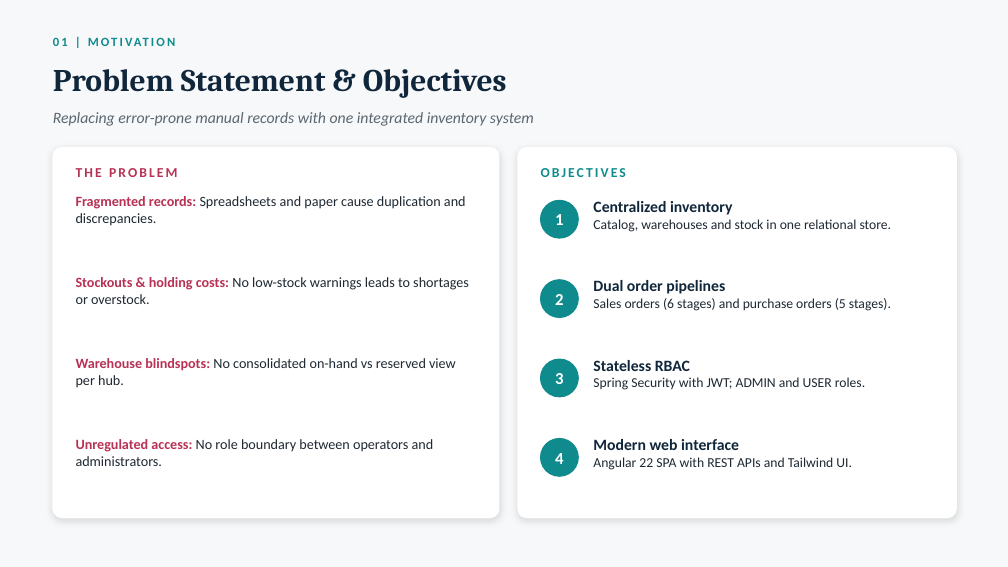
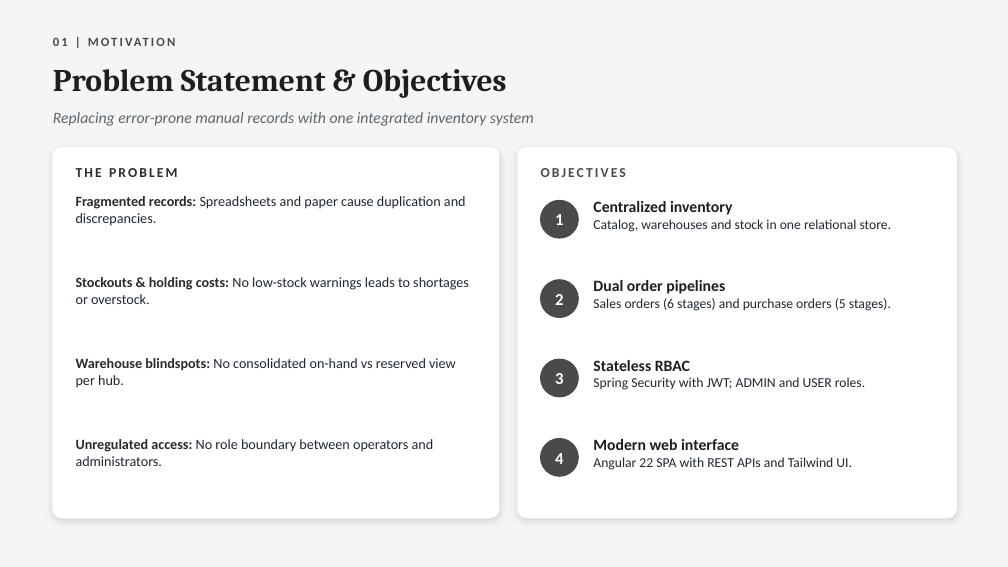
Before and after one commit to ajitkumarsaini02/retail-inventory-management-system, a slide deck: slide 2 of documents/Presentation.pptx. Drawn at 1008x567 pixels with LibreOffice and Linux fonts; fonts in the diff are those of the drawing. Boxes give left, top, right and bottom in pixels: in the first picture for what was removed or moved away, otherwise in the second. Text is boxed around its words. In the diff, an @@ line names an element or a change of style, - is before the commit and + after.

```diff
--- a/documents/Presentation.pptx
+++ b/documents/Presentation.pptx
@@ background #F6F8FA to #F5F5F5 @@
@@ text "01 | MOTIVATION" at box(53, 30, 734, 53): text colour #0F8B8D to #4A4A4A @@
@@ text "Problem Statement & Objectives" at box(53, 69, 507, 98): text colour #10263B to #1E1E1E @@
@@ text "THE PROBLEM" at box(76, 168, 178, 177): text colour #B83255 to #2B2B2B @@
@@ text "OBJECTIVES" at box(541, 168, 626, 177): text colour #0F8B8D to #4A4A4A @@
@@ text "Fragmented records: Spreadsheets and paper ..." at box(76, 196, 466, 226): text colour #B83255 to #2B2B2B in "Fragmented records:" @@
@@ text at box(593, 201, 732, 215): text colour #10263B to #1E1E1E in "Centralized inventory" @@
@@ text "Stockouts & holding costs: No ..." at box(76, 277, 469, 304): text colour #B83255 to #2B2B2B in "Stockouts & holding costs:" @@
@@ text at box(593, 280, 725, 294): text colour #10263B to #1E1E1E in "Dual order pipelines" @@
@@ text "Warehouse blindspots: No consolidated on-hand ..." at box(76, 358, 456, 388): text colour #B83255 to #2B2B2B in "Warehouse blindspots:" @@
@@ text at box(593, 360, 690, 371): text colour #10263B to #1E1E1E in "Stateless RBAC" @@
@@ text "Unregulated access: No role boundary ..." at box(76, 439, 434, 466): text colour #B83255 to #2B2B2B in "Unregulated access:" @@
@@ fill #0F8B8D to #4A4A4A; outline #0F8B8D 1 pt to #4A4A4A 1 pt in 4 elements at box(541, 200, 578, 238), box(541, 280, 578, 318), box(541, 359, 578, 397), box(541, 439, 578, 476) @@
@@ text at box(593, 439, 739, 450): text colour #10263B to #1E1E1E in "Modern web interface" @@
```
Also in this commit, not shown: 6 other slides changed, 1 other file.
